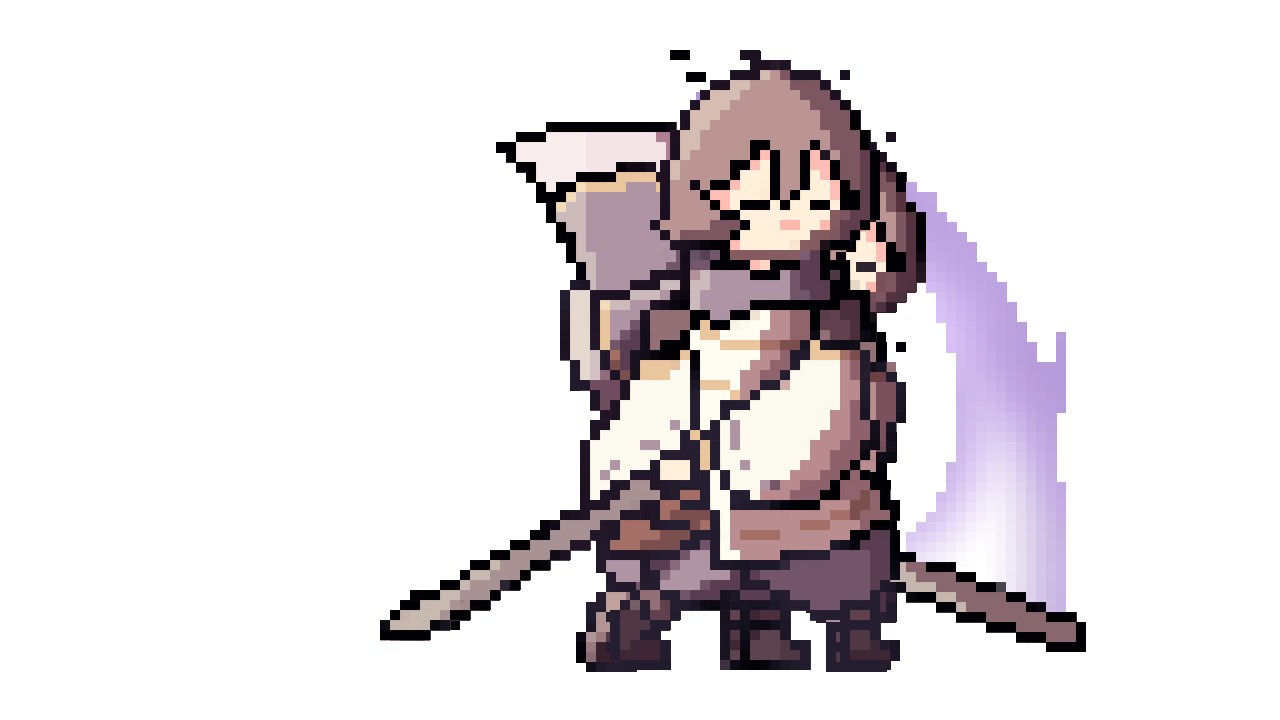
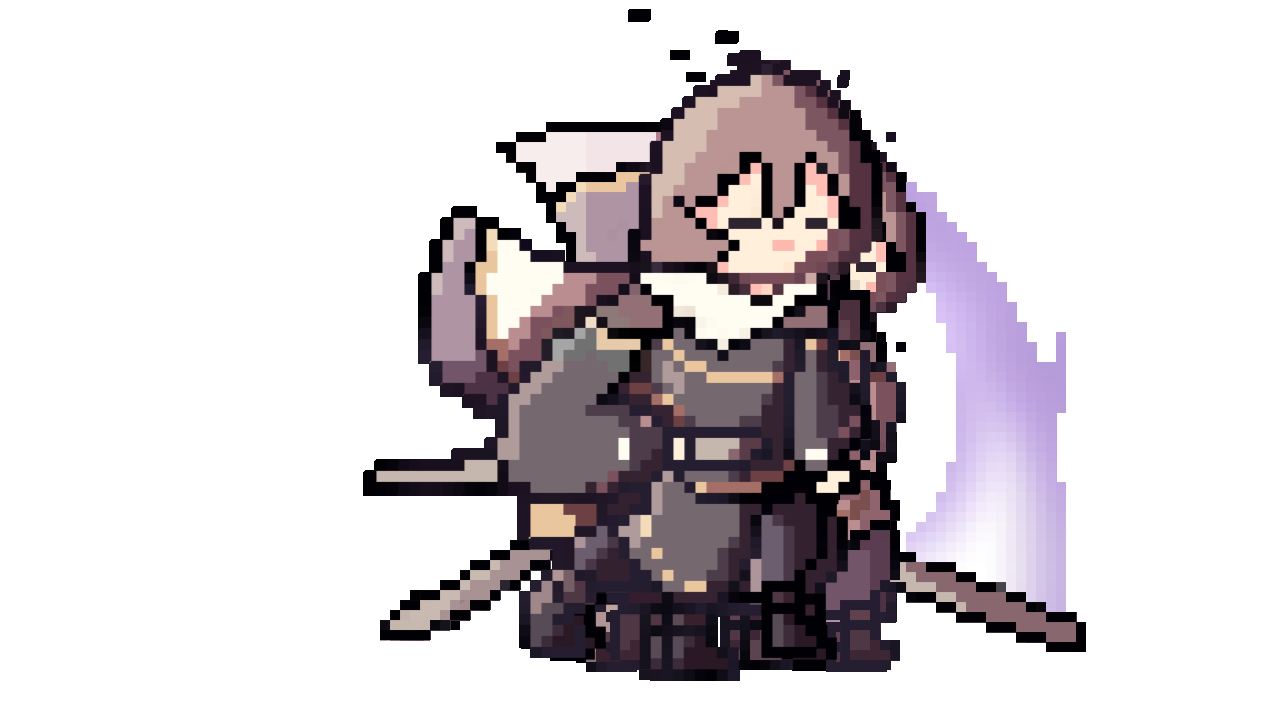
Revision of a layered (1280, 720) image; what changed, layer by layer:
added layer "レイヤー 3" (1st of 2) above "レイヤー 2" over [365, 9, 883, 658]
added layer "レイヤー 2" (1st of 2) above "レイヤー 1" over [364, 9, 882, 681]
added layer "レイヤー 1" (1st of 2) above "レイヤー 3" over [363, 10, 881, 671]
